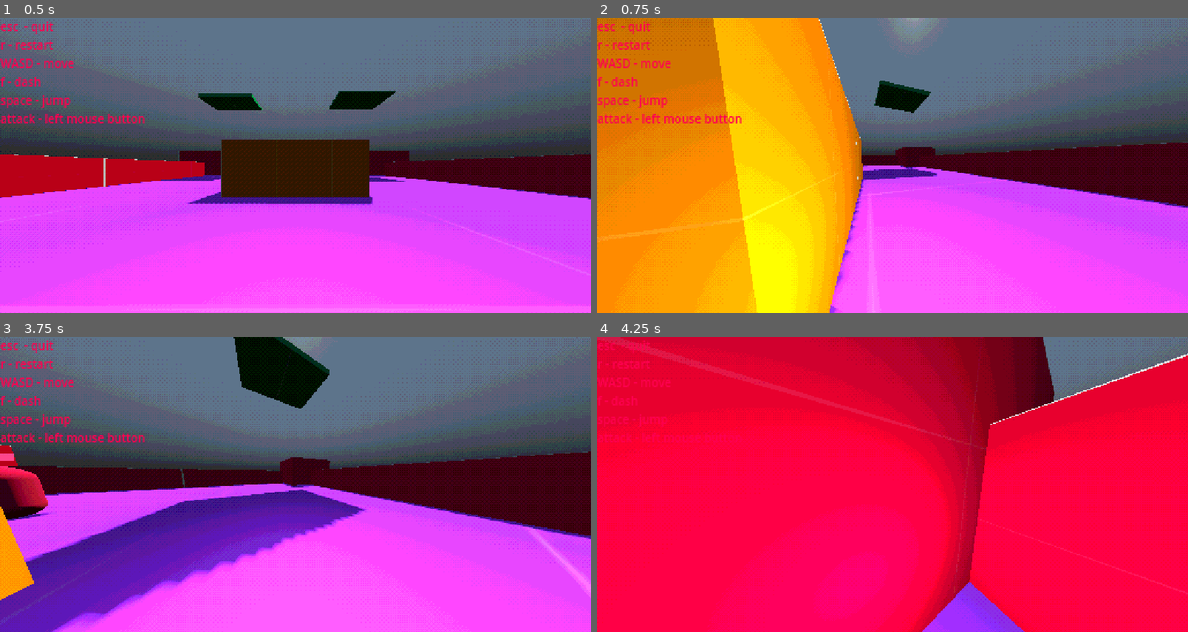
Above: before the commit, frames 1-4 (two rows, left to right).
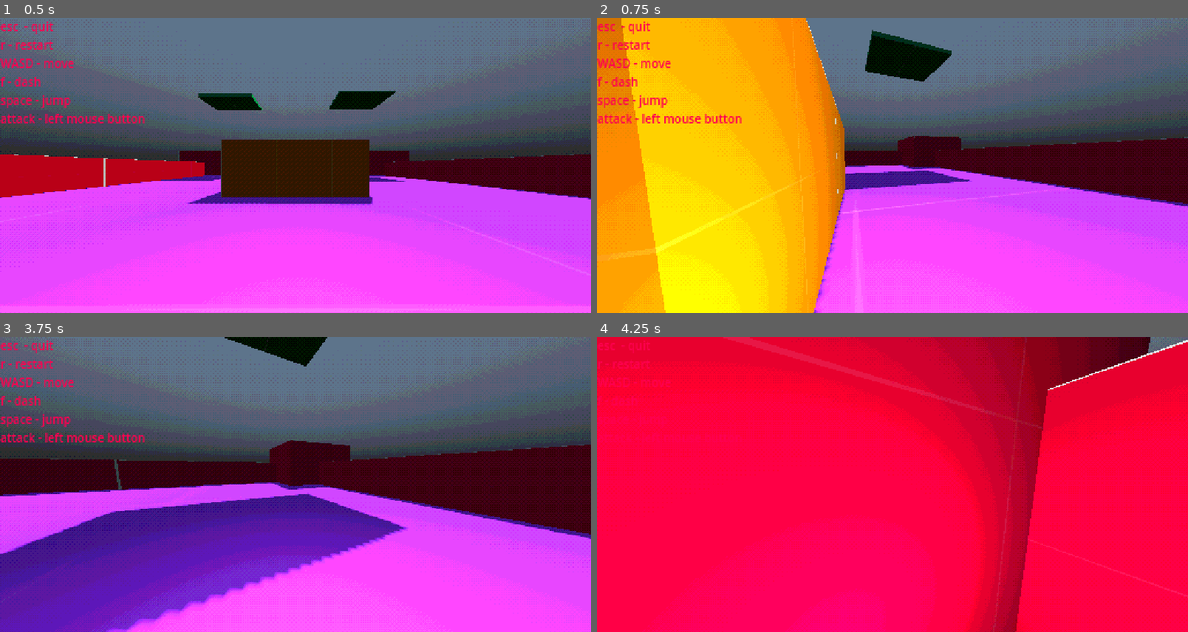
Above: after the commit, the same moments.

Repository: aru24sin/Blade
Game: Godot game, scene res://src/world/postprocessing.tscn
Same seed, same stepped clock (60 frames per second), same inputs: the game is played once before the commit and once after it. The engine's default icon, where the game draws it, is replaced by a stand-in: a white triangle on a blue panel in a dark square.
Inputs (mouse positions are in pixels of both pictures, inside the frame that each line leads up to):
- Up to frame 1 (0.5 s): no input
- Up to frame 2 (0.75 s): tap Enter at 0.5 s; move the mouse to (922, 165) at 0.52 s; hold Up (ui_up) from 0.53 s (still down); hold F (f) from 0.53 s (still down)
- Up to frame 3 (3.75 s): keep holding Up (ui_up); tap R (r) at 0.8, 1.35, 3.05 s; move the mouse to (265, 484) at 1.27 s; release F (f) at 1.28 s; tap Shift (run) at 1.55 s; move the mouse to (307, 478) at 2.02 s; hold Shift (run) 2.03-2.78 s; tap F (f) at 2.3 s; move the mouse to (289, 490) at 2.77 s; click (289, 490) at 2.85 s; move the mouse to (336, 487) at 3.52 s; hold F (f) from 3.53 s (still down)
- Up to frame 4 (4.25 s): keep holding Up (ui_up); keep holding F (f); tap Shift (run) at 3.8 s

Frame 1 is identical in both runs. In frame 2, 29% of the frame differs, in the area x 1-100%, y 0-100%; in frame 3, 16%; in frame 4, 18%.

Commit message:
Working on a stamina feature

Diff:
--- a/src/player/player3d.gd
+++ b/src/player/player3d.gd
@@ -15,6 +15,11 @@
 @export var maxDashAmt := 2
 @export var maxJumpAmt := 2
 @export var damage := 20
+@export var stamina := 100
+@export var maxStamina := 100  # Maximum stamina
+@export var staminaRegenRate := 5  # Stamina regenerated per second
+@export var staminaDashCost := 20  # Stamina cost for dashing
+@export var staminaRunCost := 10  # Stamina cost per second while running
 
 var jumpNum := 0
 var canDash := true
@@ -31,12 +36,15 @@
 	if event is InputEventMouseMotion:
 		$head.rotation.x += -event.relative.y * MOUSE_SENS
 		rotation.y += -event.relative.x * MOUSE_SENS
-
 		$head.rotation.x = clamp($head.rotation.x, deg_to_rad(-80), deg_to_rad(80))
 
 func _process(delta: float) -> void:
 	if Input.is_action_just_pressed("r"):
 		get_tree().reload_current_scene()
+
+	# Regenerate stamina when not running or dashing
+	if !Input.is_action_pressed("run") and !Input.is_action_pressed("f"):
+		stamina = min(stamina + staminaRegenRate * delta, maxStamina)
 
 func jump() -> void:
 	if jumpNum == 0:
@@ -47,16 +55,19 @@
 		ySpeed = 22
 
 func dashFoward() -> void:
-	emit_signal("dashDid")
-	dashNum += 1
-	if sign(ySpeed) == -1:
-		ySpeed = 0
-	$AnimationPlayer.play("camera_fov")
-	extraVel += ($head/Camera3D/Marker3D.global_transform.origin - $head/Camera3D.global_transform.origin).normalized() * extraVelMulti
+	if stamina >= staminaDashCost and dashNum < maxDashAmt:
+		stamina -= staminaDashCost
+		emit_signal("dashDid")
+		dashNum += 1
+		if sign(ySpeed) == -1:
+			ySpeed = 0
+		$AnimationPlayer.play("camera_fov")
+		extraVel += ($head/Camera3D/Marker3D.global_transform.origin - $head/Camera3D.global_transform.origin).normalized() * extraVelMulti
+		$AnimationPlayer.play("camera_reset")
 
 func _physics_process(delta: float) -> void:
-	vel = get_dir().rotated( Vector3.UP, rotation.y) * speed
-	if !is_on_floor() :
+	vel = get_dir().rotated(Vector3.UP, rotation.y) * speed
+	if !is_on_floor():
 		ySpeed += gravity
 	else:
 		ySpeed = 0.0
@@ -70,18 +81,18 @@
 	if Input.is_action_just_pressed("attack"):
 		attack(damage)
 
-	if Input.is_action_pressed("run"):
+	# Running with stamina check
+	if Input.is_action_pressed("run") and stamina > 0:
 		speed = 35
-	elif Input.is_action_just_released("run"):
-		speed = 20
+		stamina = max(stamina - staminaRunCost * delta, 0)  # Reduce stamina while running
+	else:
+		speed = 20  # Reset to normal speed when not running
 
-	if Input.is_action_just_pressed("f") and (dashNum < maxDashAmt):
+	# Dashing with stamina check
+	if Input.is_action_just_pressed("f"):
 		dashFoward()
 
-	if Input.is_action_just_released("f"):
-		$AnimationPlayer.play("camera_reset")
-
-	extraVel = lerp( extraVel, Vector3.ZERO, 0.1 )
+	extraVel = lerp(extraVel, Vector3.ZERO, 0.1)
 	vel += extraVel
 
 	set_velocity(vel)
@@ -98,13 +109,13 @@
 			enemy.take_damage(damage)
 
 func tweenComplete() -> void:
-	$head/Camera3D/camTweenBack.interpolate_property($head/Camera3D,"fov", 94, 90,0.07,Tween.TRANS_QUART,Tween.EASE_IN,0)
+	$head/Camera3D/camTweenBack.interpolate_property($head/Camera3D, "fov", 94, 90, 0.07, Tween.TRANS_QUART, Tween.EASE_IN, 0)
 	$head/Camera3D/camTweenBack.start()
 
 func get_dir() -> Vector3:
-	var dir : Vector3
+	var dir: Vector3
 	dir.x = Input.get_action_strength("ui_right") - Input.get_action_strength("ui_left")
-	angForCamToLearpTo = dir.x*-2.5
+	angForCamToLearpTo = dir.x * -2.5
 	dir.z = Input.get_action_strength("ui_down") - Input.get_action_strength("ui_up")
-	XangForCamToLearpTo = dir.z*7.5
+	XangForCamToLearpTo = dir.z * 7.5
 	return dir.normalized()
--- a/src/player/player3d.tscn
+++ b/src/player/player3d.tscn
@@ -1,9 +1,24 @@
-[gd_scene load_steps=11 format=3 uid="uid://nv701fwk0x2v"]
+[gd_scene load_steps=8 format=3 uid="uid://nv701fwk0x2v"]
 
 [ext_resource type="Script" path="res://src/player/player3d.gd" id="1"]
 [ext_resource type="Texture2D" uid="uid://dgnugu3vp2kq0" path="res://icon.png" id="2"]
 
 [sub_resource type="CapsuleShape3D" id="CapsuleShape3D_cbtg8"]
+
+[sub_resource type="Animation" id="Animation_mnxf2"]
+length = 0.001
+tracks/0/type = "value"
+tracks/0/imported = false
+tracks/0/enabled = true
+tracks/0/path = NodePath("head/Camera3D:fov")
+tracks/0/interp = 1
+tracks/0/loop_wrap = true
+tracks/0/keys = {
+"times": PackedFloat32Array(0),
+"transitions": PackedFloat32Array(1),
+"update": 0,
+"values": [95.0]
+}
 
 [sub_resource type="Animation" id="Animation_3up5k"]
 resource_name = "camera_fov"
@@ -19,21 +34,6 @@
 "transitions": PackedFloat32Array(1, 1),
 "update": 0,
 "values": [95.0, 120.0]
-}
-
-[sub_resource type="Animation" id="Animation_mnxf2"]
-length = 0.001
-tracks/0/type = "value"
-tracks/0/imported = false
-tracks/0/enabled = true
-tracks/0/path = NodePath("head/Camera3D:fov")
-tracks/0/interp = 1
-tracks/0/loop_wrap = true
-tracks/0/keys = {
-"times": PackedFloat32Array(0),
-"transitions": PackedFloat32Array(1),
-"update": 0,
-"values": [95.0]
 }
 
 [sub_resource type="Animation" id="Animation_swift"]
@@ -58,19 +58,6 @@
 "camera_fov": SubResource("Animation_3up5k"),
 "camera_reset": SubResource("Animation_swift")
 }
-
-[sub_resource type="StandardMaterial3D" id="StandardMaterial3D_o6nln"]
-transparency = 1
-blend_mode = 1
-shading_mode = 0
-albedo_color = Color(0.0966167, 0.152158, 0.172991, 1)
-
-[sub_resource type="QuadMesh" id="QuadMesh_1qvpt"]
-material = SubResource("StandardMaterial3D_o6nln")
-
-[sub_resource type="QuadMesh" id="QuadMesh_waclp"]
-material = SubResource("StandardMaterial3D_o6nln")
-flip_faces = true
 
 [node name="player" type="CharacterBody3D" groups=["player"]]
 transform = Transform3D(1, 0, 0, 0, 1, 0, 0, 0, 1, 0, 0.988919, 0)
@@ -108,63 +95,3 @@
 libraries = {
 "": SubResource("AnimationLibrary_fruwa")
 }
-
-[node name="CPUParticles3D" type="CPUParticles3D" parent="."]
-transform = Transform3D(0.258819, 0, 0.965926, 0, 0.9, 0, -0.965926, 0, 0.258819, -0.507528, -1.47338, 0.638839)
-visible = false
-amount = 13
-explosiveness = 0.11
-randomness = 0.67
-mesh = SubResource("QuadMesh_1qvpt")
-emission_shape = 1
-emission_sphere_radius = 1.0
-direction = Vector3(10, 0, 10)
-spread = 75.0
-gravity = Vector3(0, 0, 9.8)
-angle_min = -320.0
-angle_max = 269.1
-
-[node name="CPUParticles3D2" type="CPUParticles3D" parent="."]
-transform = Transform3D(-0.288848, 0, 0.957375, 0, 0.9, 0, -0.957375, 0, -0.288848, -1.62266, -1.61898, 0.996311)
-visible = false
-amount = 13
-explosiveness = 0.11
-randomness = 0.67
-mesh = SubResource("QuadMesh_1qvpt")
-emission_shape = 1
-emission_sphere_radius = 1.0
-direction = Vector3(10, 0, 10)
-spread = 75.0
-gravity = Vector3(0, 0, 9.8)
-angle_min = -320.0
-angle_max = 269.1
-
-[node name="CPUParticles3D3" type="CPUParticles3D" parent="."]
-transform = Transform3D(0.258819, 0, 0.965926, 0, 0.9, 0, -0.965926, 0, 0.258819, 0.603027, 0.313011, 1.88569)
-visible = false
-amount = 13
-explosiveness = 0.11
-randomness = 0.67
-mesh = SubResource("QuadMesh_waclp")
-emission_shape = 1
-emission_sphere_radius = 1.0
-direction = Vector3(10, 0, 10)
-spread = 75.0
-gravity = Vector3(0, 0, 9.8)
-angle_min = -320.0
-angle_max = 269.1
-
-[node name="CPUParticles3D4" type="CPUParticles3D" parent="."]
-transform = Transform3D(0.258819, 0, 0.965926, 0, 0.9, 0, -0.965926, 0, 0.258819, 0.621377, -0.792374, 0.788922)
-visible = false
-amount = 13
-explosiveness = 0.11
-randomness = 0.67
-mesh = SubResource("QuadMesh_waclp")
-emission_shape = 1
-emission_sphere_radius = 1.0
-direction = Vector3(10, 0, 10)
-spread = 75.0
-gravity = Vector3(0, 0, 9.8)
-angle_min = -320.0
-angle_max = 269.1
